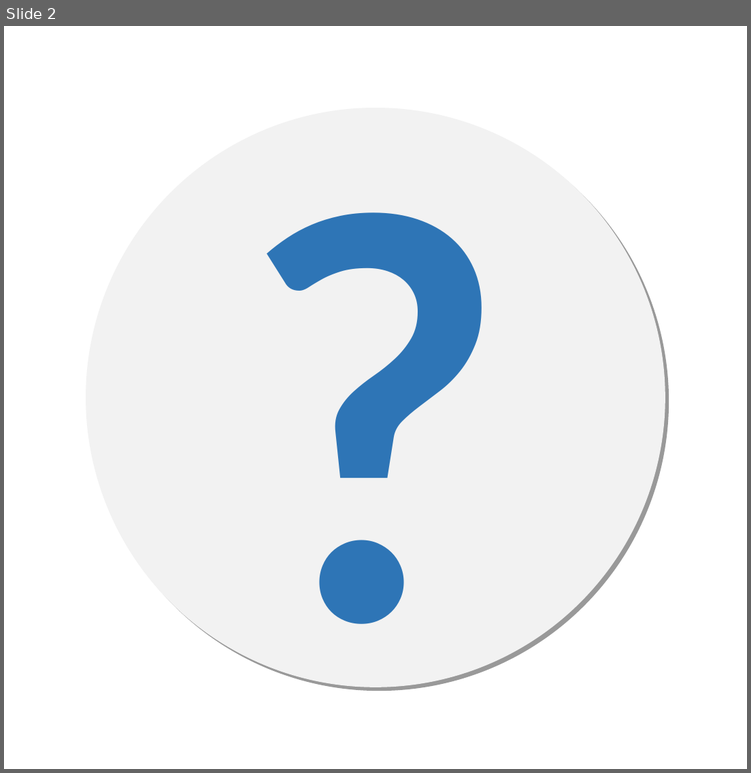
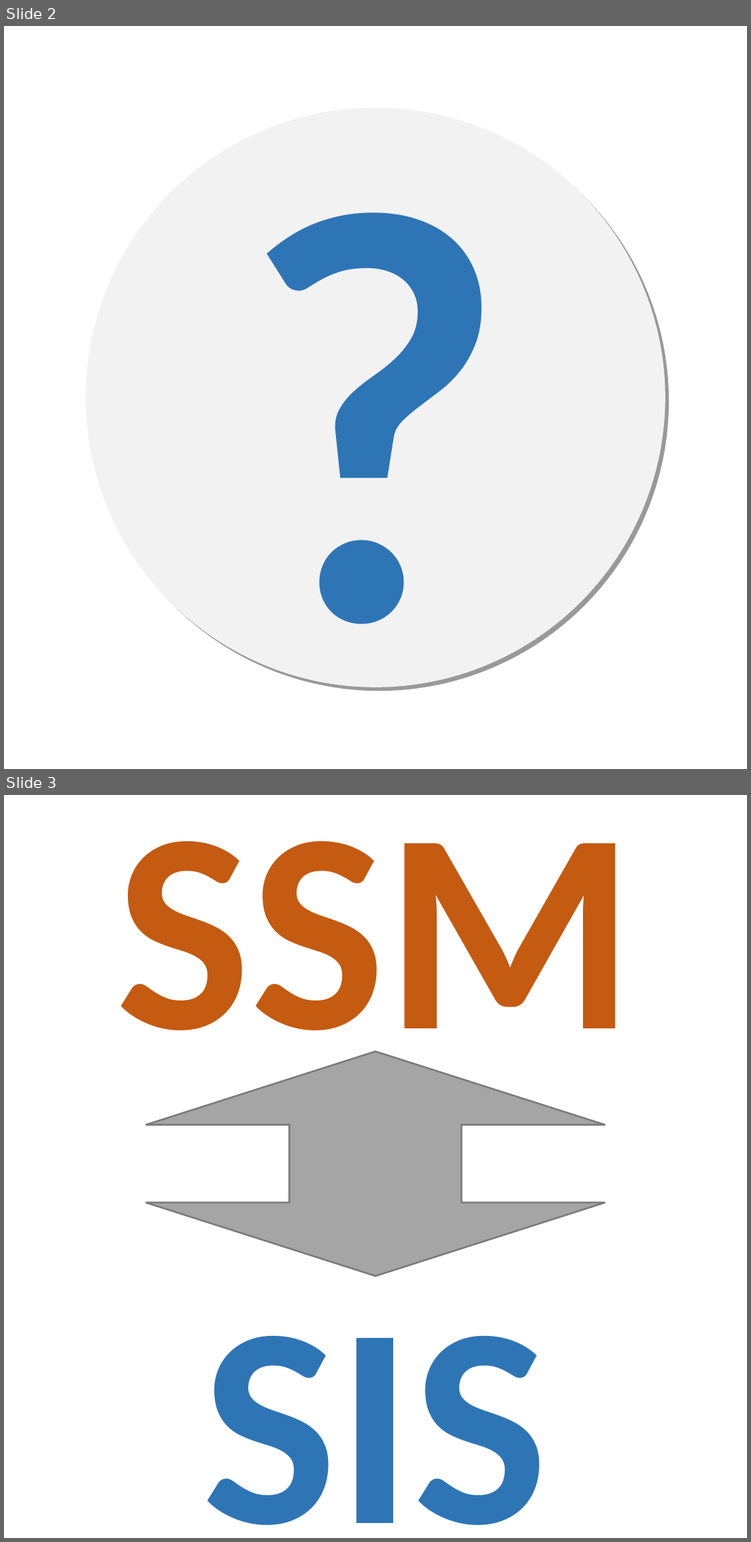
Before and after one commit to hydroffice/hyo2_soundspeed, a slide deck: resources/icons.pptx. Shown one above the other, each under a label of ours: slide 2 before the commit, slides 2 and 3 after it. The pictures are 751x773 and 751x1542 pixels, drawn with LibreOffice and Linux fonts; fonts in the diff are those of the drawing. Boxes give left, top, right and bottom in pixels: in the first picture for what was removed or moved away, otherwise in the second. Text is boxed around its words. In the diff, an @@ line names an element or a change of style, - is before the commit and + after.

```diff
--- a/resources/icons.pptx
+++ b/resources/icons.pptx
@@ slide 3 added at <box>4,795,747,1538</box>, background #FFFFFF @@
@@ text added at <box>116,841,634,1094</box>, 166 pt, text #C55A11, bold @@
+SSM
@@ up down arrow added at <box>146,1051,606,1275</box>, fill #A5A5A5, outline #7A7A7A 1 pt @@
@@ text added at <box>203,1336,548,1525</box>, 166 pt, text #2E75B6, bold @@
+SIS
```
Also in this commit, not shown: 23 other files.
